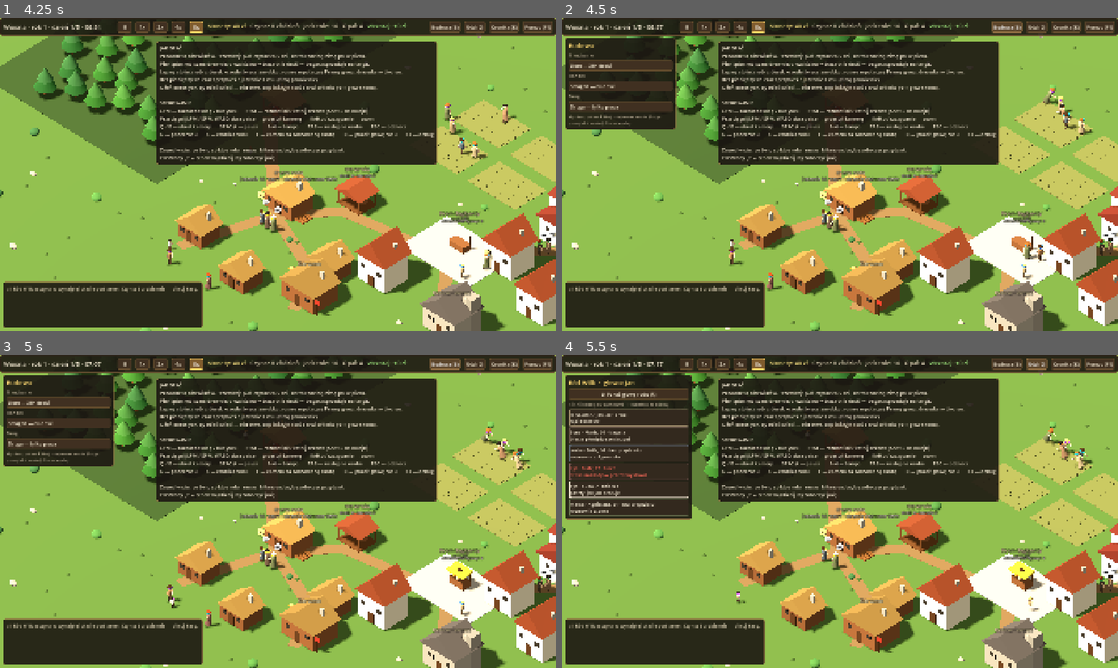
Above: before the commit, frames 1-4 (two rows, left to right).
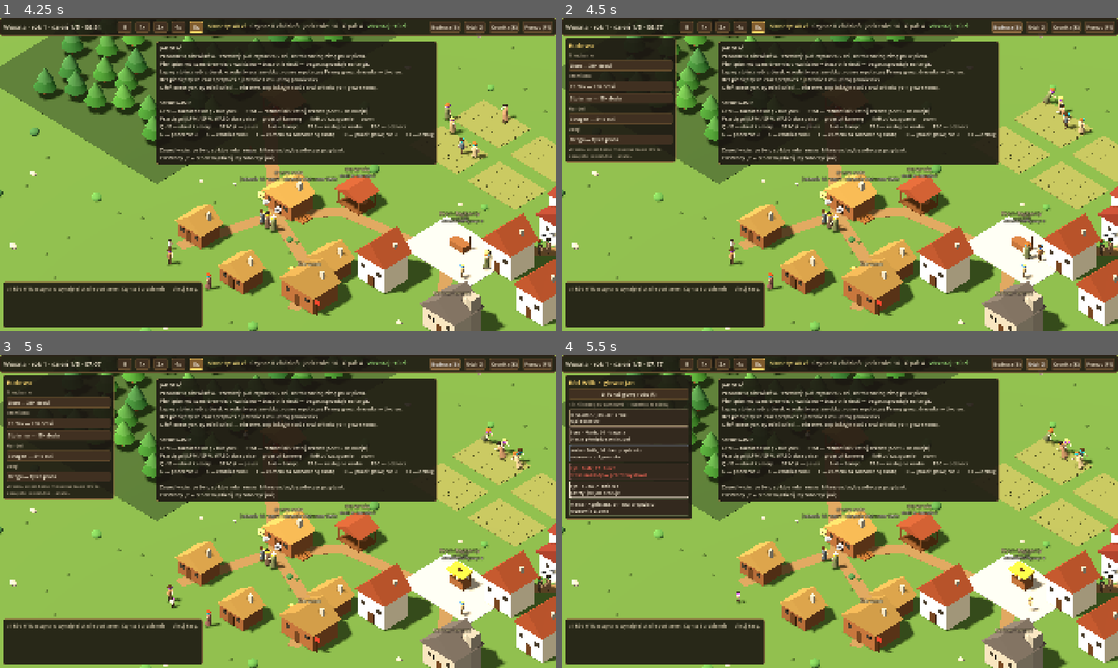
Above: after the commit, the same moments.

Repository: dwdzdc/dynastia
Game: Godot game, scene res://game/main.tscn
Two runs of this game, one before a commit and one after it. Both use one fixed random seed, a clock stepped at 60 frames per second and the inputs below.
Inputs:
- Up to frame 1 (4.25 s): click "II" at 0.5 s; click "1x" at 1.25 s; click "2x" at 2 s; click "4x" at 2.75 s; click "8x" at 3.5 s
- Up to frame 2 (4.5 s): click "Budowa (B)" at 4.25 s
- Up to frame 3 (5 s): no input
- Up to frame 4 (5.5 s): click "Ród (G)" at 5 s

Frame 1 is identical in both runs. In frame 2, 3.6% of the frame differs, in the area x 0-21%, y 18-47%; in frame 3, 3.6%; in frame 4, nothing differs.

Commit message:
T3: AI zaklada warsztaty z katalogu, gdy wyrobu brakuje i nikt go nie robi; tartak i stolarnia w menu budowy (takze dla gracza); budowlancy bez wlasnego tartaku kupuja deski
Co-Authored-By: Claude Opus 5.5 <noreply@anthropic.com>

Diff:
--- a/data/balance.json
+++ b/data/balance.json
@@ -336,7 +336,7 @@
     "forage_when_cash_below": 10.0,
     "max_foragers": 2,
     "default_job": "laborer",
-    "wealthy_cash_per_adult": 60.0, "input_jobs": {"log": "woodcutter"}, "enterprise_min_cash": 15.0, "enterprise_wage": 8.0, "input_margin_keep": 0.9
+    "wealthy_cash_per_adult": 60.0, "input_jobs": {"log": "woodcutter"}, "enterprise_min_cash": 15.0, "enterprise_wage": 8.0, "input_margin_keep": 0.9, "found_cash": 200.0, "found_when_stock_below": 0.3
   },
   "construction": {"builders": 2, "build_seconds": 30.0, "carry_planks": 4},
   "housing": {"price": {"home": 220.0, "decor_house": 150.0, "decor_town": 320.0}, "rent_upfront_days": 2},
--- a/data/buildables.json
+++ b/data/buildables.json
@@ -1,15 +1,64 @@
 {
   "house": {
-    "label": "Dom", "category": "Mieszkanie", "result": "home", "name": "Nowy dom",
-    "materials": { "plank": 30 }, "work": 900.0, "clearance": 6.0
+    "label": "Dom",
+    "category": "Mieszkanie",
+    "result": "home",
+    "name": "Nowy dom",
+    "materials": {
+      "plank": 30
+    },
+    "work": 900.0,
+    "clearance": 6.0
+  },
+  "sawmill": {
+    "label": "Tartak",
+    "category": "Rzemiosło",
+    "result": "sawmill",
+    "name": "Tartak",
+    "materials": {
+      "plank": 20
+    },
+    "work": 700.0,
+    "clearance": 6.0,
+    "enterprise": true
+  },
+  "workshop": {
+    "label": "Stolarnia",
+    "category": "Rzemiosło",
+    "result": "workshop",
+    "name": "Stolarnia",
+    "materials": {
+      "plank": 15
+    },
+    "work": 500.0,
+    "clearance": 6.0,
+    "enterprise": true
   },
   "stall": {
-    "label": "Stragan", "category": "Handel", "result": "stall", "name": "Stragan",
-    "materials": { "plank": 8 }, "work": 150.0, "clearance": 3.5,
-    "goods": ["plank", "chair", "food", "log"]
+    "label": "Stragan",
+    "category": "Handel",
+    "result": "stall",
+    "name": "Stragan",
+    "materials": {
+      "plank": 8
+    },
+    "work": 150.0,
+    "clearance": 3.5,
+    "goods": [
+      "plank",
+      "chair",
+      "food",
+      "log"
+    ]
   },
   "road": {
-    "label": "Droga", "category": "Drogi", "result": "road", "name": "Droga", "line": true,
-    "materials": {}, "work_per_unit": 12.0, "clearance": 0.0
+    "label": "Droga",
+    "category": "Drogi",
+    "result": "road",
+    "name": "Droga",
+    "line": true,
+    "materials": {},
+    "work_per_unit": 12.0,
+    "clearance": 0.0
   }
 }
--- a/sim/ai.gd
+++ b/sim/ai.gd
@@ -7,6 +7,9 @@
 
 var w: SimWorld
 
+const FOUND_RINGS := 4    # ile pierścieni wokół domu przeszukać pod budowę
+const FOUND_DIRS := 8     # ile kierunków na pierścień
+
 
 func _init(world: SimWorld) -> void:
 	w = world
@@ -16,6 +19,7 @@
 	var cfg: Dictionary = w.balance["ai"]
 	post_offers()
 	set_prices()
+	found_enterprises()
 	for h: SimHousehold in w.households.values():
 		if h == w.household or h.members.is_empty():
 			continue
@@ -169,6 +173,72 @@
 	return best
 
 
+# Zakładanie warsztatów (T3): zamożny ród AI, który widzi, że wyrobu brakuje u kupca
+# (pusta półka, wysoka cena), a nikt we wsi go nie robi, zleca budowę z katalogu.
+func found_enterprises() -> void:
+	var cfg: Dictionary = w.balance["ai"]
+	for h: SimHousehold in w.households.values():
+		if h == w.household or h.members.is_empty() or h.home_id == "" or h.cash < float(cfg["found_cash"]):
+			continue
+		if w.sites.values().any(func(s): return int(s["household"]) == h.id):
+			continue
+		for kind in w.buildables:
+			var bc: Dictionary = w.buildables[kind]
+			if not bool(bc.get("enterprise", false)) or w.enterprise_building(h.id, String(bc["result"])) != null:
+				continue
+			if not _scarce_output(String(bc["result"])):
+				continue
+			var at := _free_spot_near(w.buildings[h.home_id].position, float(bc["clearance"]))
+			if at.x != INF and w.commission(kind, at, null, h) != "":
+				w.note("Ród %s zaczyna budować: %s." % [w.family.lineage_of(w.family.persons[h.members[0]]).name, String(bc["label"]).to_lower()], "info", at)
+				break
+
+
+# Czy wyrobu tego typu warsztatu brakuje na rynku: kupiec ma mało, a nikt go nie robi.
+func _scarce_output(type: String) -> bool:
+	var tc: Dictionary = w.balance["trade"]
+	for e: Dictionary in w.enterprises.values():
+		var oh: SimHousehold = w.households.get(int(e["owner"]))
+		if e["type"] == type and oh != null and operating(oh, e["b"]):
+			return false
+	for r: Dictionary in w.jobs.recipes.values():
+		if String(r["type"]) != type:
+			continue
+		for g in r["outputs"]:
+			var stock := 0
+			for st: SimStall in w.trade.stalls.values():
+				if not st.temporary:
+					stock += st.stock.amount(g)
+			if float(stock) < float(tc["restock_target"].get(g, 1)) * float(w.balance["ai"]["found_when_stock_below"]):
+				return true
+	return false
+
+
+# Wolne miejsce pod budowę w pobliżu domu (z dala od innych budynków i pól).
+func _free_spot_near(center: Vector2, clearance: float) -> Vector2:
+	var ws: Array = w.map["world_size"]
+	for ring in range(1, FOUND_RINGS + 1):
+		for k in FOUND_DIRS:
+			var ang := TAU * float(k) / float(FOUND_DIRS)
+			var p := center + Vector2(cos(ang), sin(ang)) * clearance * 1.2 * float(ring)
+			if p.x < 2.0 or p.y < 2.0 or p.x > float(ws[0]) - 2.0 or p.y > float(ws[1]) - 2.0:
+				continue
+			var ok := true
+			for b: SimBuilding in w.buildings.values():
+				if b.position.distance_to(p) < clearance:
+					ok = false
+					break
+			for f: SimField in w.fields:
+				if f.rect.grow(clearance * 0.5).has_point(p):
+					ok = false
+			var fr: Dictionary = w.map["forest"]
+			if Rect2(float(fr["x"]), float(fr["y"]), float(fr["w"]), float(fr["h"])).grow(2.0).has_point(p):
+				ok = false
+			if ok:
+				return p
+	return Vector2(INF, INF)
+
+
 # Jakie stanowiska są dziś potrzebne w warsztatach rodu (T2): zawód z receptury,
 # dostawca surowca z danych (np. kłody — drwal) i tragarz, który sprzedaje wyroby
 # i dokupuje wsad. Warsztat, który się nie opłaca albo zawalony towarem, stoi.
--- a/sim/jobs.gd
+++ b/sim/jobs.gd
@@ -938,6 +938,10 @@
 		var mill := w.enterprise_building(int(site["household"]), "sawmill")
 		if b.space("plank") > 0 and mill != null and mill.amount("plank") > 0:
 			_pickup_and_deliver(a, mill, "plank", b, "niesie deski na budowę", mini(int(cc["carry_planks"]), b.space("plank")))
+			return
+		# Bez własnego tartaku: deski kupuje się na straganie (dla zleceniodawcy z jego pieniędzy).
+		if b.space("plank") > 0 and _hh(a).id == int(site["household"]) \
+				and _buy_trip(a, "plank", mini(int(cc["carry_planks"]), b.space("plank")), b, "kupuje deski na budowę", "niesie deski na budowę"):
 			return
 		_free_time(a, "budowa czeka na materiał")
 		return
--- a/sim/world.gd
+++ b/sim/world.gd
@@ -612,7 +612,9 @@
 # Zlecenie budowy z katalogu (S29, T0): powstaje plac budowy, na który trzeba donieść
 # materiały i na którym ktoś musi pracować; ród wystawia też ofertę dla budowlańców.
 # Budowa liniowa (droga) bierze dwa punkty: początek i koniec.
-func commission(kind: String, at: Vector2, to: Variant = null) -> String:
+func commission(kind: String, at: Vector2, to: Variant = null, owner: SimHousehold = null) -> String:
+	if owner == null:
+		owner = household
 	var cfg: Dictionary = buildables.get(kind, {})
 	if cfg.is_empty():
 		return ""
@@ -629,9 +631,12 @@
 	var b := SimBuilding.new(id, "Plac budowy: %s" % String(cfg["label"]).to_lower(), "site", pos, mats)
 	buildings[id] = b
 	var total := float(cfg["work"]) if not line else float(cfg["work_per_unit"]) * at.distance_to(to as Vector2)
-	sites[id] = { "b": b, "kind": kind, "lineage": family.player_lineage_id, "household": household.id, "work": 0.0,
+	var lin: int = family.persons[owner.members[0]].lineage_id if not owner.members.is_empty() else family.player_lineage_id
+	sites[id] = { "b": b, "kind": kind, "lineage": lin, "household": owner.id, "work": 0.0,
 		"total": total, "from": at, "to": to if line else at }
-	post_player_offer(id, "builder", int(balance["construction"]["builders"]), float(balance["jobs"]["laborer_wage_day"]))
+	contracts.post(owner.id, id, "builder", int(balance["construction"]["builders"]), float(balance["jobs"]["laborer_wage_day"]))
+	if owner != household:
+		return id
 	var need := ", ".join(mats.keys().map(func(g): return "%d× %s" % [int(mats[g]), good_label(g)]))
 	note("Plac budowy wytyczony (%s). %s — przydziel budowlańca (PPM na plac) albo poczekaj na najętych." % [
 		String(cfg["label"]).to_lower(), ("Potrzeba: " + need) if need != "" else "Potrzeba tylko pracy"], "info", b.door())
@@ -702,7 +707,7 @@
 			note("Stragan gotowy. Postaw za ladą kramarza (PPM na stragan).", "good", b.door())
 			return
 	b.type = String(cfg["result"])
-	b.name = String(cfg["name"])
+	b.name = "%s (%s)" % [String(cfg["name"]), lname] if bool(cfg.get("enterprise", false)) else String(cfg["name"])
 	b.stock = {}
 	b.capacity = (balance["storage"].get(b.type, balance["storage"]["home"]) as Dictionary).duplicate()
 	for g in b.capacity:
@@ -710,7 +715,9 @@
 	b.owner_kind = "lineage"
 	b.owner_id = int(site["lineage"])
 	b.rent_per_day = float(balance["economy"]["rent_per_day"].get(b.type, 0.0))
-	note("Budowa skończona: %s należy do rodu %s." % [b.name, lname], "good", b.door())
+	if bool(cfg.get("enterprise", false)):
+		add_enterprise(b, int(site["household"]))
+	note("Budowa skończona: %s należy do rodu %s." % [b.name, lname], "good" if int(site["household"]) == household.id else "info", b.door())
 	chronicle.add(clock.now(), "built", "Zbudowany: %s." % b.name, [], int(site["lineage"]))
 
 
--- a/tests/run_tests.gd
+++ b/tests/run_tests.gd
@@ -92,6 +92,7 @@
 	_test_prices_from_stock()
 	_test_enterprises()
 	_test_ai_runs_enterprise()
+	_test_ai_founds_enterprise()
 	_test_theft_process()
 	_test_world_deterministic()
 	_test_world_30_days_autonomous()
@@ -1647,6 +1648,29 @@
 	check("no money: the workshop stands idle", not w.ai.operating(kos, shop))
 
 
+# T3: brak desek na rynku i nikt ich nie robi → zamożny ród AI zleca budowę tartaku
+# z katalogu; gotowy tartak jest jego przedsięwzięciem.
+func _test_ai_founds_enterprise() -> void:
+	var w = _new_world()
+	w.household.cash = 0.0   # tartak gracza stoi (brak pieniędzy na wsad i dniówki)
+	for st in w.trade.stalls.values():
+		st.stock.take("plank", 9999)
+	var rich = w.estate_owner()
+	rich.cash = 500.0
+	w.ai.found_enterprises()
+	var sid := ""
+	for k in w.sites:
+		if int(w.sites[k]["household"]) == rich.id and w.sites[k]["kind"] == "sawmill":
+			sid = k
+	check("scarce planks: a wealthy AI household commissions a sawmill", sid != "")
+	if sid == "":
+		return
+	var site: Dictionary = w.sites[sid]
+	site["b"].add("plank", int(w.site_cfg(site)["materials"]["plank"]))
+	w.build_work(sid, 99999.0)
+	check("the finished sawmill is their enterprise", w.enterprise_building(rich.id, "sawmill") != null)
+
+
 func _test_theft_process() -> void:
 	var w = _new_world()
 	w.clock.set_time(1, 0.5)
Not shown, changed: progress.md
